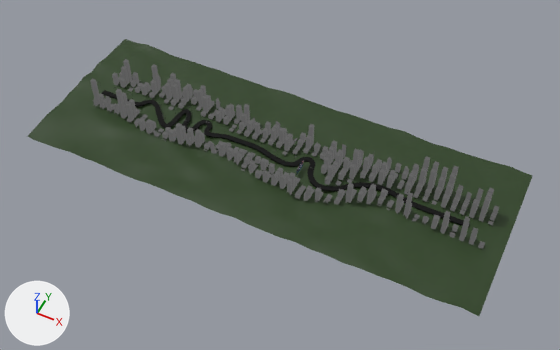
A saved change to the glTF model public/game/models/trackbig/trackbig.glb.
Both versions are drawn from a camera (50 mm lens) standing at (0.47, -5.35, 6.37) and looking at (-2.1, -0.2, -0.07). The axes (+X, +Y, +Z) are drawn at lower left. The lights are the same throughout. Where no turn or scale is listed for an object, it has been applied to the vertices. Vertices at the same position are counted once.
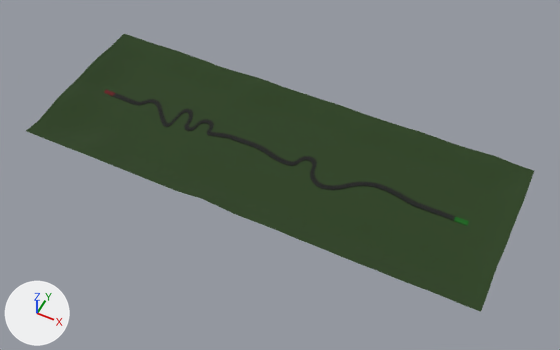
Pixel boxes (x1, y1, x2, y2) of what changed, in the pictures (560 x 350 px):
```json
{"object": "Plane.001", "change": "surface changed, reshaped, turned, rescaled", "before": [28, 39, 533, 316], "after": [26, 34, 534, 312]}
{"object": "Plane", "change": "deleted", "before": [90, 59, 499, 249]}
{"object": "BézierCurve.001", "change": "surface changed, reshaped, moved", "before": [102, 90, 470, 227], "after": [103, 90, 469, 226]}
```

The change, as JSON lines over the scene's bpy script:
```json
{"op": "add", "block": "img_cement", "code": ["img_cement = load_image('cement', '_unpacked/cement', 1200, 857, 'sRGB')"]}
{"op": "remove", "block": "mat_road", "code": "mat_road.base_color = (0.0, 0.0, 0.0)  # black #000000"}
{"op": "add", "block": "mat_road", "code": "mat_road.texture = img_cement"}
{"op": "set", "path": "mat_ground.roughness", "old": "0.5", "new": "1.0"}
{"op": "add", "block": "mat_start", "code": ["mat_start = principled_material('start')", "mat_start.base_color = (0.131, 0.0, 0.00367)  # dark red #65000c", "mat_start.roughness = 0.125"]}
{"op": "add", "block": "mat_end_001", "code": ["mat_end_001 = principled_material('end.001')", "mat_end_001.base_color = (0.0, 0.131, 0.00334)  # dark green #00650b", "mat_end_001.roughness = 0.125"]}
{"block": "me_mesh", "where": "# used by ob_béziercurve_001; location = (-8.283, 0.0, 0.003)"}
{"op": "remove", "block": "me_mesh", "code": "me_mesh.from_pydata(...)  # 5754 vertices, 12148 faces; spans x 3.68..8.28, y -0.24..0.19, z -0.01..0.0"}
{"op": "add", "block": "me_mesh", "code": "me_mesh.from_pydata(...)  # 1992 vertices, 3980 faces; spans x 3.68..8.26, y -0.21..0.22, z 0.0..0.04"}
{"block": "me_mesh", "change": "me_mesh part 2: 24 vertices moved within x 3.75..6.51, y -0.07..0.14, z 0.0; 5541 vertices removed from x 3.68..8.28, y -0.24..0.19, z -0.01..0.0; 1779 vertices added at x 3.68..8.26, y -0.21..0.22, z 0.0..0.04"}
{"op": "add", "block": "me_mesh", "code": "me_mesh.materials.append(mat_start)  # dark red #65000c"}
{"op": "add", "block": "me_mesh", "code": "me_mesh.materials.append(mat_end_001)  # dark green #00650b"}
{"block": "me_plane_001", "where": "# used by ob_plane_001; location = (-2.281, 0.0, -0.022); scale = (2.69, 1.0, 1.0)"}
{"op": "remove", "block": "me_plane_001", "code": "me_plane_001.from_pydata(...)  # 870 vertices, 1648 faces; spans x -1.0..1.0, y -1.0..1.0, z -0.04..0.03"}
{"op": "add", "block": "me_plane_001", "code": "me_plane_001.from_pydata(...)  # 870 vertices, 1648 faces; spans x -1.0..1.0, y -1.02..1.0, z -0.12..0.0"}
{"block": "me_plane_001", "change": "me_plane_001 part 1: 662 of 870 vertices moved; they spanned x -1.0..1.0, y -1.0..1.0, z -0.04..0.03 and now span x -1.0..1.0, y -1.02..1.0, z -0.12..0.0; mean shift (0.0, 0.0, -0.03); largest move (-1.0, 0.11, 0.03) -> (-1.0, 0.1, -0.09)"}
{"op": "remove", "block": "ob_plane", "code": ["ob_plane = bpy.data.objects.new('Plane', me_plane)", "ob_plane.location = (-2.383, 0.0, 0.0)"]}
{"op": "set", "path": "ob_béziercurve_001.location", "old": "(-8.283, 0.0, 0.003)", "new": "(-8.283, 0.0, -0.052)"}
{"op": "set", "path": "ob_plane_001.rotation_euler", "old": "(0.0, 0.0, 0.0)", "new": "(0.0, 0.0, 3.142)", "note": "degrees (0, 0, 0) -> degrees (0, 0, 180)"}
{"op": "set", "path": "ob_plane_001.scale", "old": "(2.69, 1.0, 1.0)", "new": "(-2.69, -1.0, -1.0)"}
```
